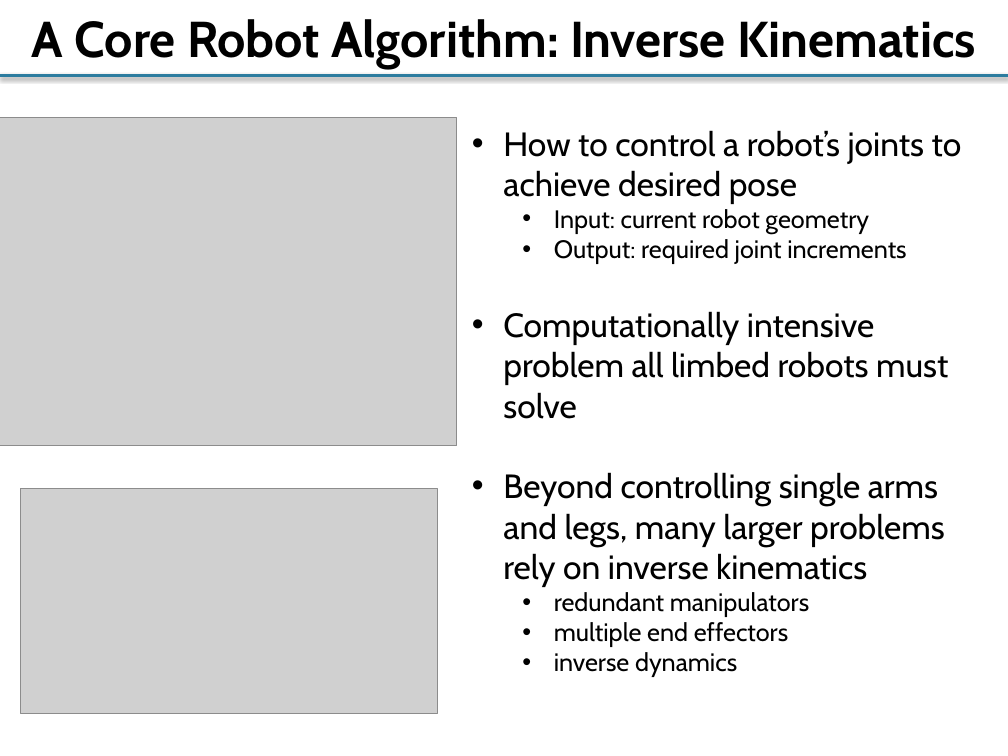
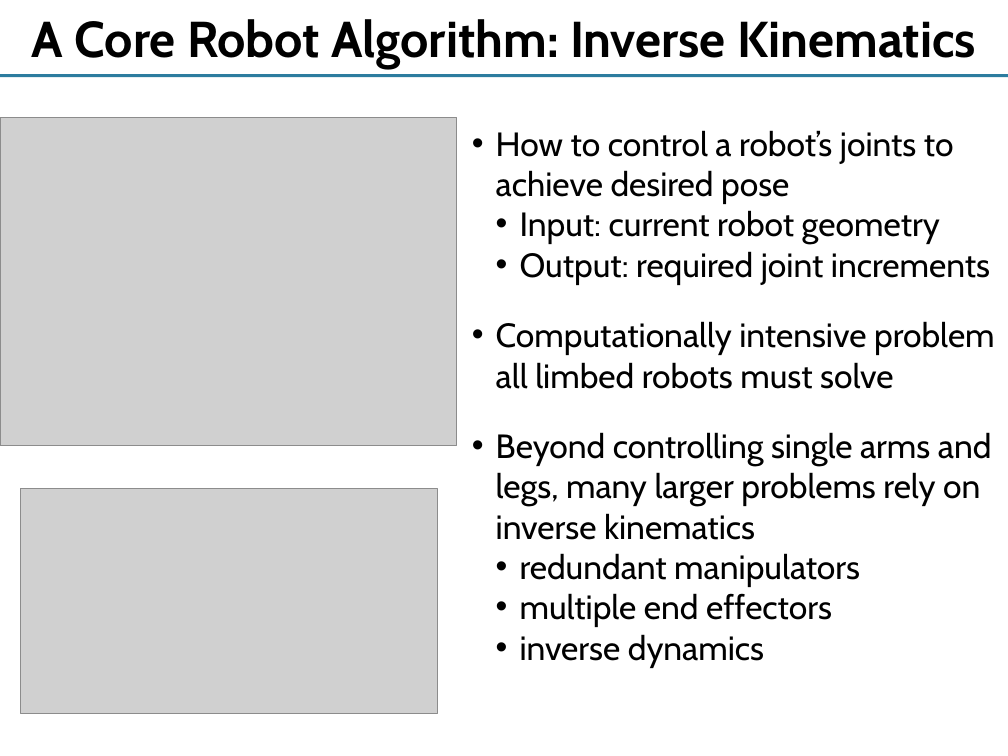
Before and after one commit to yipenghuang0302/csee4840_14, a slide deck: slide 2 of doc/talk/IKSwift.pptx. Drawn at 1008x756 pixels with LibreOffice and Linux fonts; fonts in the diff are those of the drawing; grey boxes stand for pictures. Boxes give left, top, right and bottom in pixels: in the first picture for what was removed or moved away, otherwise in the second. Text is boxed around its words. In the diff, an @@ line names an element or a change of style, - is before the commit and + after.

```diff
--- a/doc/talk/IKSwift.pptx
+++ b/doc/talk/IKSwift.pptx
@@ line (0, 76) - (1008, 76): stroke #2C7C9F 2 pt to #2C7C9F 2.01 pt @@
@@ text "How to control a robot’s ..." at (x1=496, y1=130, x2=995, y2=668): size 18 to 24 pt in "Input: current robot geometry", "Output: required joint increments", "redundant manipulators", "multiple end effectors" and 1 more places; indent changed @@
```
Also in this commit, not shown: 2 other slides changed, 2 slides added, 2 other files.
